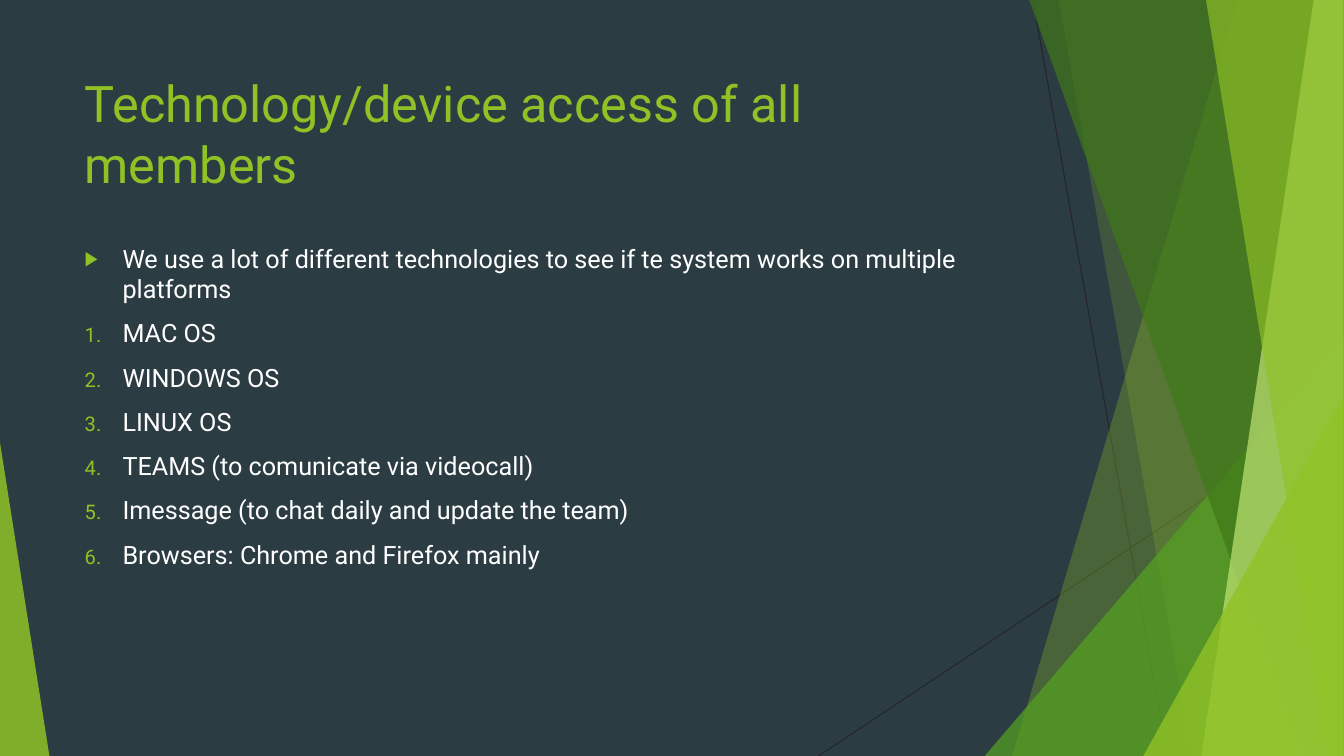
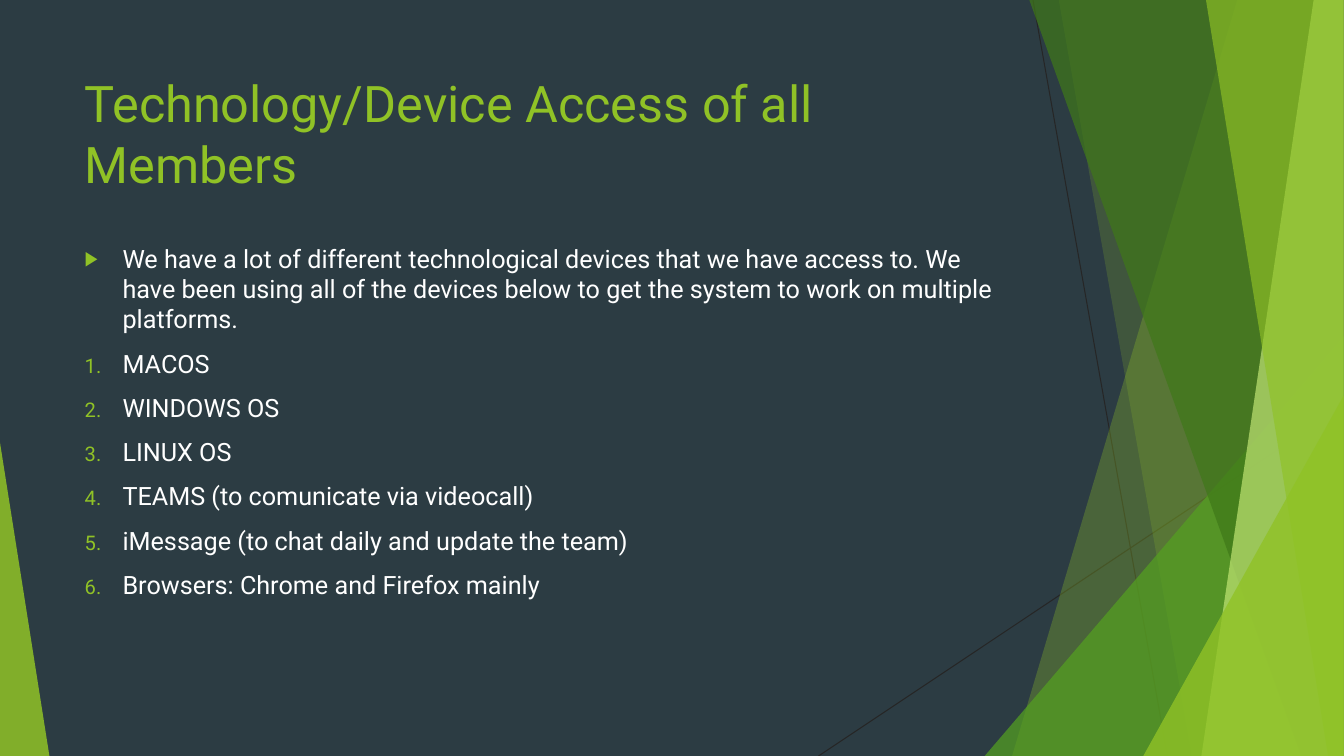
Before and after one commit to gabrielechiossi/CS-3560-PROJECT, a slide deck: slide 4 of Milestone 2.pptx. Drawn at 1344x756 pixels with LibreOffice and Linux fonts; fonts in the diff are those of the drawing. Boxes give left, top, right and bottom in pixels: in the first picture for what was removed or moved away, otherwise in the second. Text is boxed around its words. In the diff, an @@ line names an element or a change of style, - is before the commit and + after.

```diff
--- a/Milestone 2.pptx
+++ b/Milestone 2.pptx
@@ title at bbox=[85, 84, 813, 184]: text changed @@
-Technology/device access of all members
+Technology/Device Access of all Members
@@ text at bbox=[123, 249, 992, 374]: text changed @@
-▶ We use a lot of different technologies to see if te system works on multiple platforms
-1. MAC OS
+▶ We have a lot of different technological devices that we have access to. We have been using all of the devices below to get the system to work on multiple platforms.
+1. MACOS
@@ text at bbox=[123, 530, 628, 556]: text changed @@
-5. Imessage (to chat daily and update the team)
+5. iMessage (to chat daily and update the team)
```
Also in this commit, not shown: 4 other slides changed, 1 slide added.
